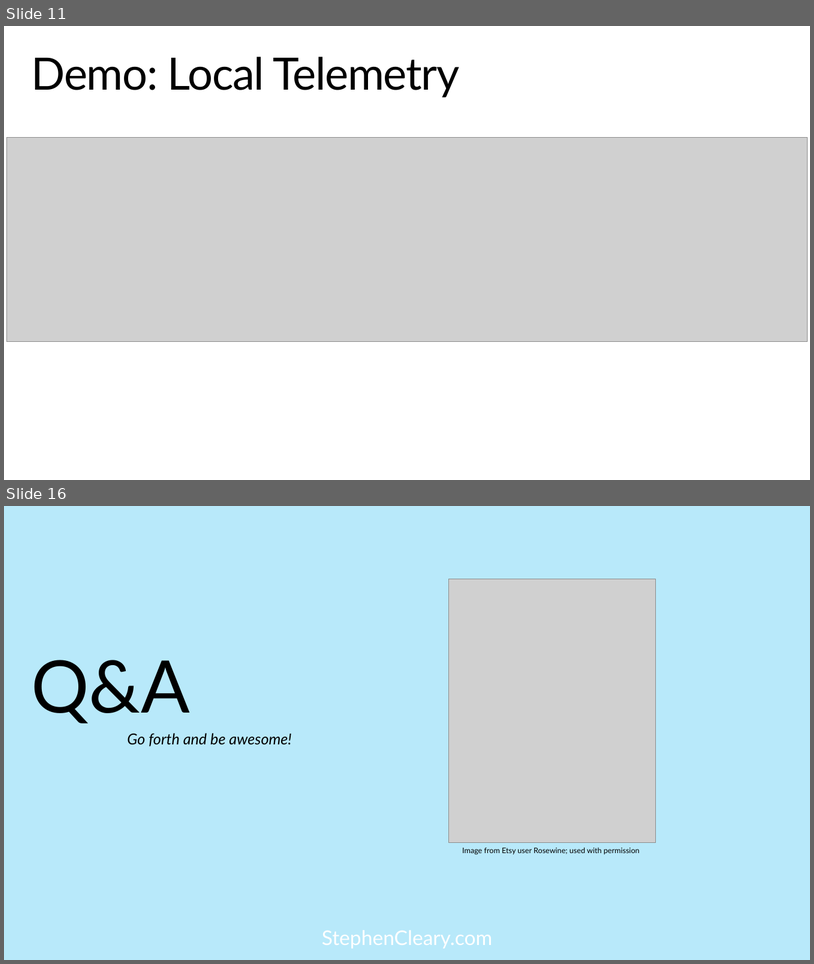
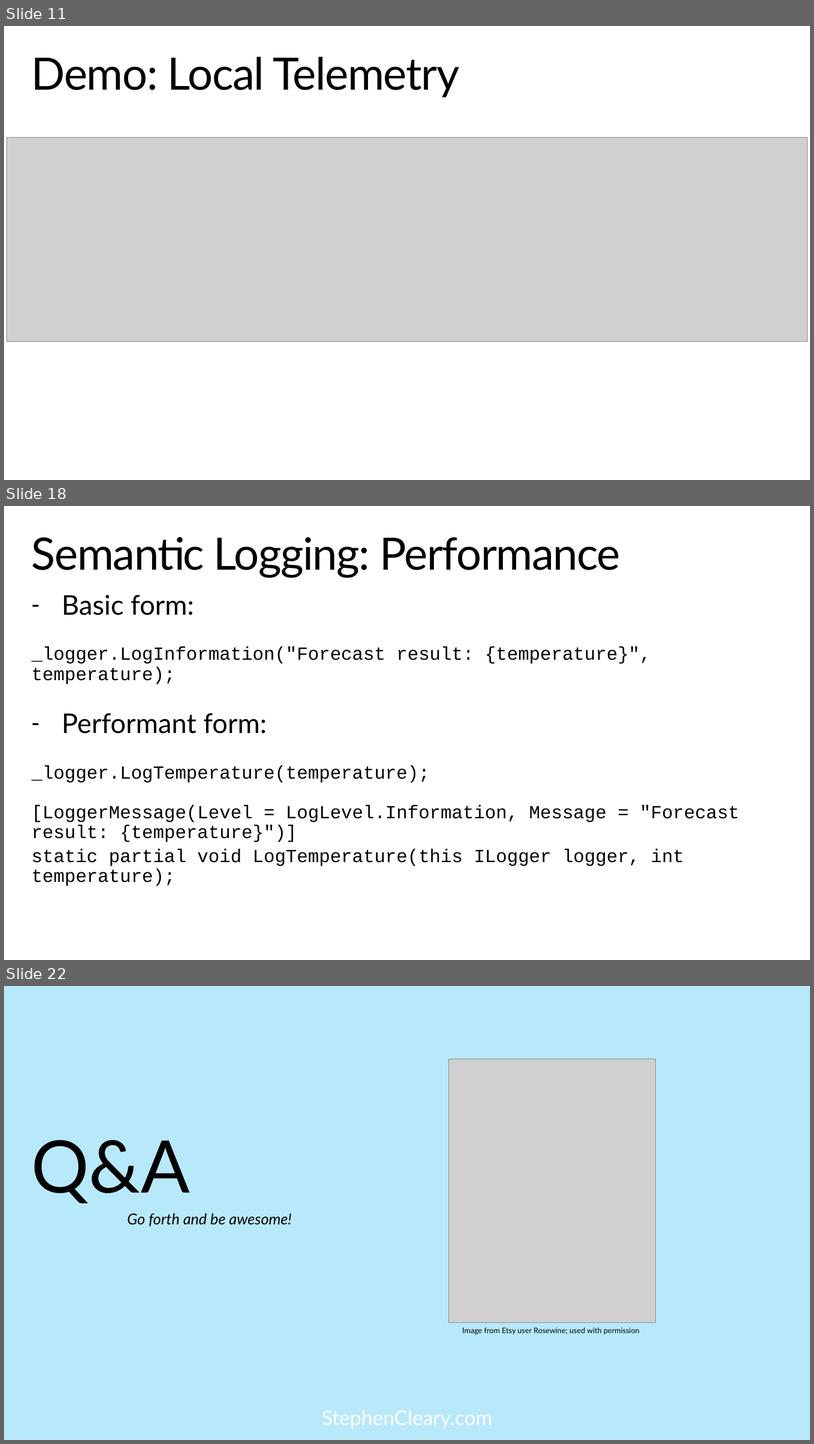
Before and after one commit to StephenCleary/Presentations, a slide deck: Telemetry/Logging Hero.pptx. Shown one above the other, each under a label of ours: slides 11 and 16 before the commit, slides 11, 18 and 22 after it; the slides between them are not shown. The pictures are 814x964 and 814x1444 pixels, drawn with LibreOffice and Linux fonts; fonts in the diff are those of the drawing; grey boxes stand for pictures; background and template pictures are left out. Boxes give left, top, right and bottom in pixels: in the first picture for what was removed or moved away, otherwise in the second. Text is boxed around its words. In the diff, an @@ line names an element or a change of style, - is before the commit and + after.

```diff
--- a/Telemetry/Logging Hero.pptx
+++ b/Telemetry/Logging Hero.pptx
@@ slide 18 added at box(4, 506, 810, 960), background picture (left out); not listed: 1 template element that a slide beside it also shows @@
@@ title added at box(32, 537, 621, 578), 52.9 pt, text #000000 @@
+Semantic Logging: Performance
@@ text added at box(32, 595, 740, 866), 22 pt, text #000000 @@
+– Basic form:
+_logger.LogInformation("Forecast result: {temperature}", temperature);
+– Performant form:
+_logger.LogTemperature(temperature);
+[LoggerMessage(Level = LogLevel.Information, Message = "Forecast result: {temperature}")]
+static partial void LogTemperature(this ILogger logger, int temperature);
@@ what was slide 16 is now slide 22 @@
```
Also in this commit, not shown: 4 slides changed, 7 other slides added, 1 slide removed.
